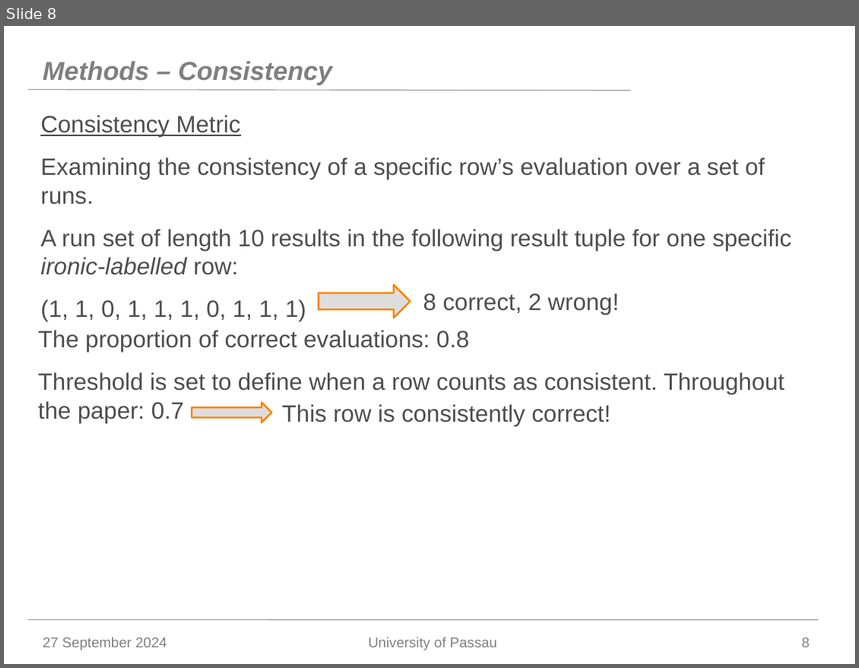
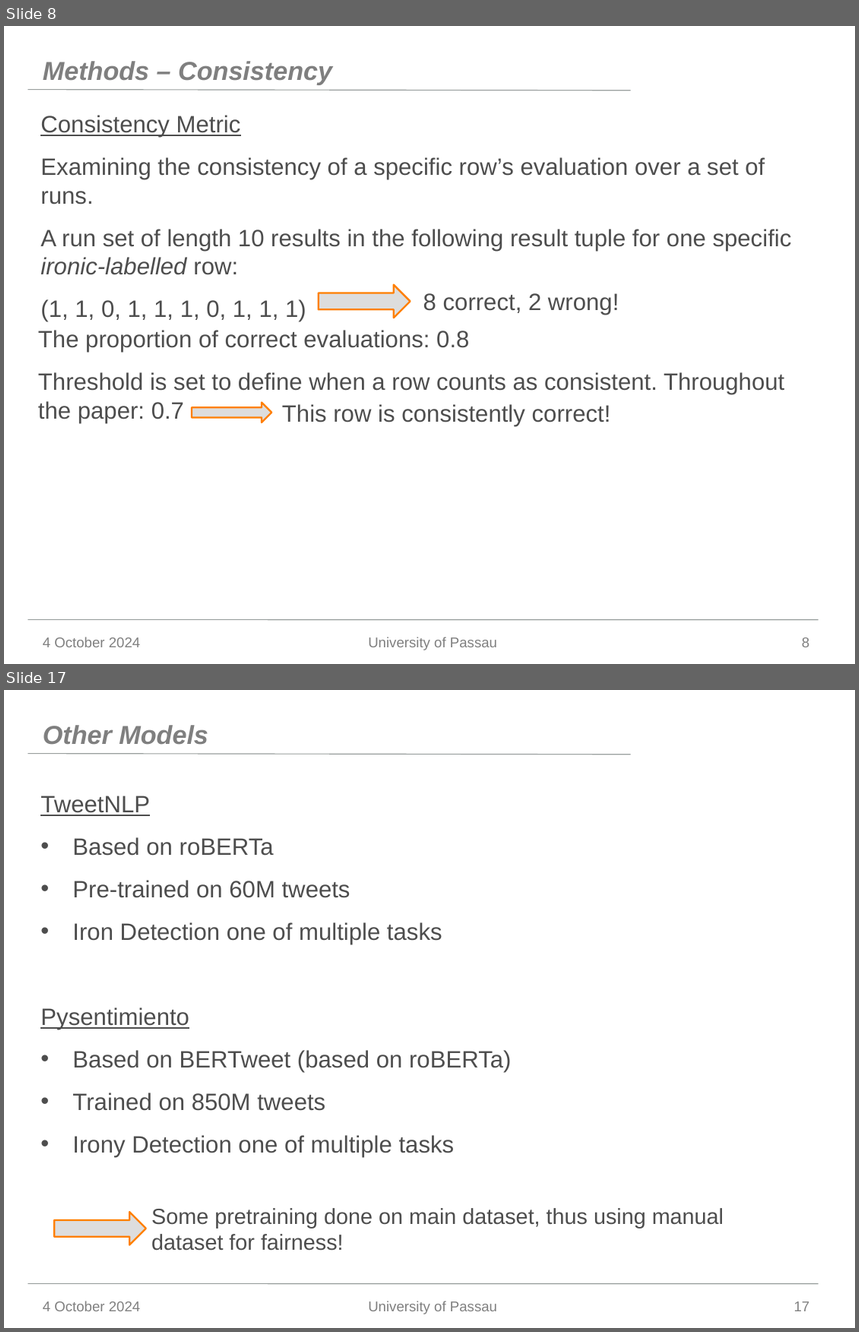
Before and after one commit to Jonas-Barth/bachelor, a slide deck: Writing/Präsentation.pptx. Shown one above the other, each under a label of ours: slide 8 before the commit, slides 8 and 17 after it; the slides between them are not shown. The pictures are 859x668 and 859x1332 pixels, drawn with LibreOffice and Linux fonts; fonts in the diff are those of the drawing; background and template pictures are left out. Boxes give left, top, right and bottom in pixels: in the first picture for what was removed or moved away, otherwise in the second. Text is boxed around its words. In the diff, an @@ line names an element or a change of style, - is before the commit and + after.

```diff
--- a/Writing/Präsentation.pptx
+++ b/Writing/Präsentation.pptx
@@ slide 17 added at box(4, 690, 855, 1328), background #FFFFFF; not listed: 2 template elements that a slide beside it also shows @@
@@ title added at box(43, 725, 208, 744), 22 pt, text #7F7F7F, bold, italic @@
+Other Models
@@ text added at box(40, 796, 511, 1157), 20 pt, text #4D4D4D @@
+TweetNLP
+• Based on roBERTa
+• Pre-trained on 60M tweets
+• Iron Detection one of multiple tasks
+Pysentimiento
+• Based on BERTweet (based on roBERTa)
+• Trained on 850M tweets
+• Irony Detection one of multiple tasks
@@ left arrow added at box(54, 1212, 146, 1245), fill #DDDDDD, outline #FF7F00 1.5 pt @@
@@ text added at box(151, 1208, 724, 1251), 18.5 pt, text #4D4D4D @@
+Some pretraining done on main dataset, thus using manual dataset for fairness!
@@ text added at box(43, 1301, 140, 1312), 12 pt, text #7F7F7F @@
+4 October 2024
@@ text added at box(368, 1301, 497, 1315), 12 pt, text #7F7F7F @@
+University of Passau
@@ page number added at box(794, 1302, 810, 1312), 12 pt, text #7F7F7F @@
+17
@@ slide 8 changed as well @@
@@ text at box(43, 637, 140, 648): text changed @@
-27 September 2024
+4 October 2024
```
Also in this commit, not shown: 7 other slides changed, 11 other slides added, 2 slides removed.
